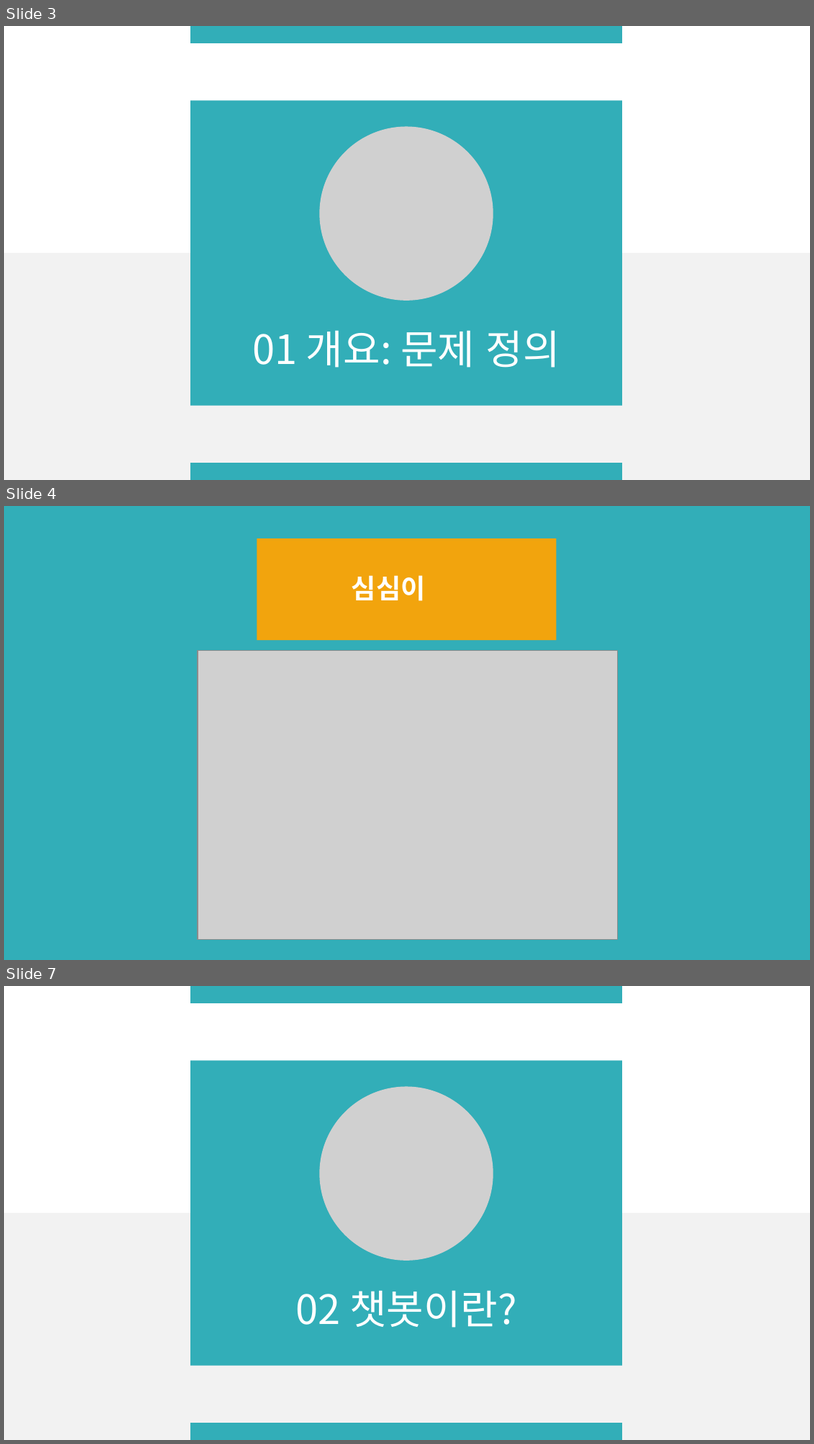
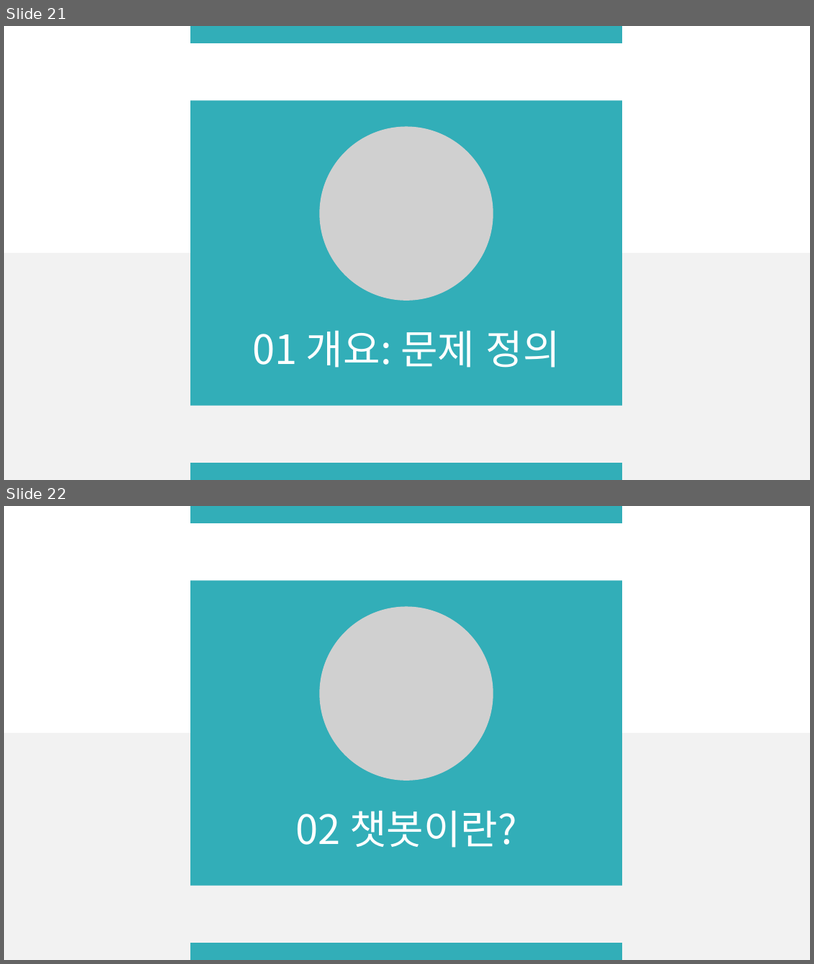
Before and after one commit to CityHopper/BM_JTO_TouristInfo, a slide deck: Project Documents/제주도 관광지 정보 상담 업무 자동화 서비스(챗봇) 개발.pptx. Shown one above the other, each under a label of ours: slides 3, 4 and 7 before the commit, slides 21 and 22 after it; the slides between them are not shown. The pictures are 814x1444 and 814x964 pixels, drawn with LibreOffice and Linux fonts; fonts in the diff are those of the drawing; grey boxes stand for pictures; background and template pictures are left out. Boxes give left, top, right and bottom in pixels: in the first picture for what was removed or moved away, otherwise in the second. Text is boxed around its words. In the diff, an @@ line names an element or a change of style, - is before the commit and + after.

```diff
--- a/Project Documents/제주도 관광지 정보 상담 업무 자동화 서비스(챗봇) 개발.pptx
+++ b/Project Documents/제주도 관광지 정보 상담 업무 자동화 서비스(챗봇) 개발.pptx
@@ slide 4 removed at (4,506,810,960), background #32AEB8 @@
@@ rectangle removed at (257,538,556,640) @@
@@ text removed at (352,575,426,601) @@
-심심이
@@ picture removed at (198,650,617,939) @@
@@ what was slide 3 is now slide 21 @@
@@ what was slide 7 is now slide 22 @@
```
Also in this commit, not shown: 7 slides changed, 12 slides added, 3 other slides removed, 1 other file.
